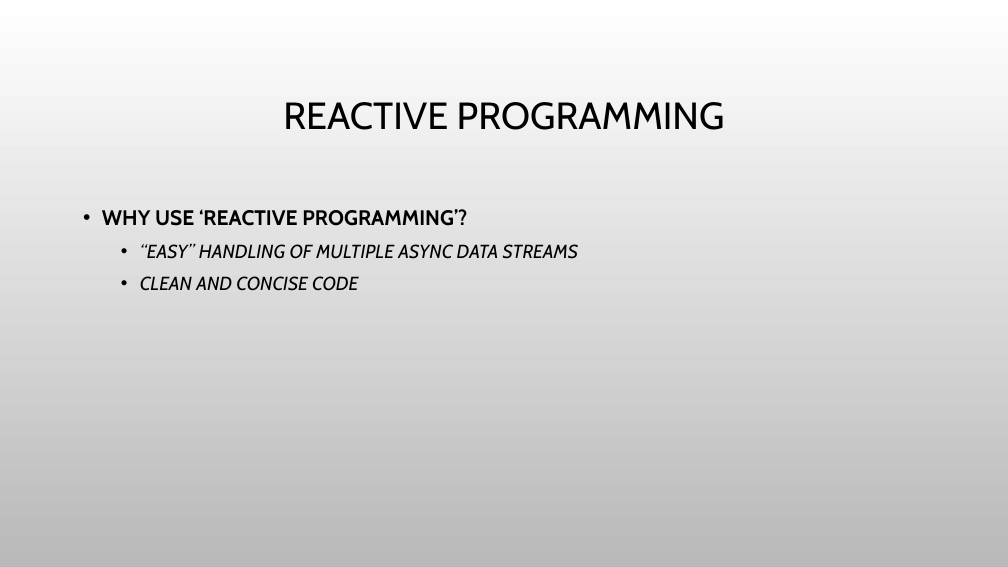
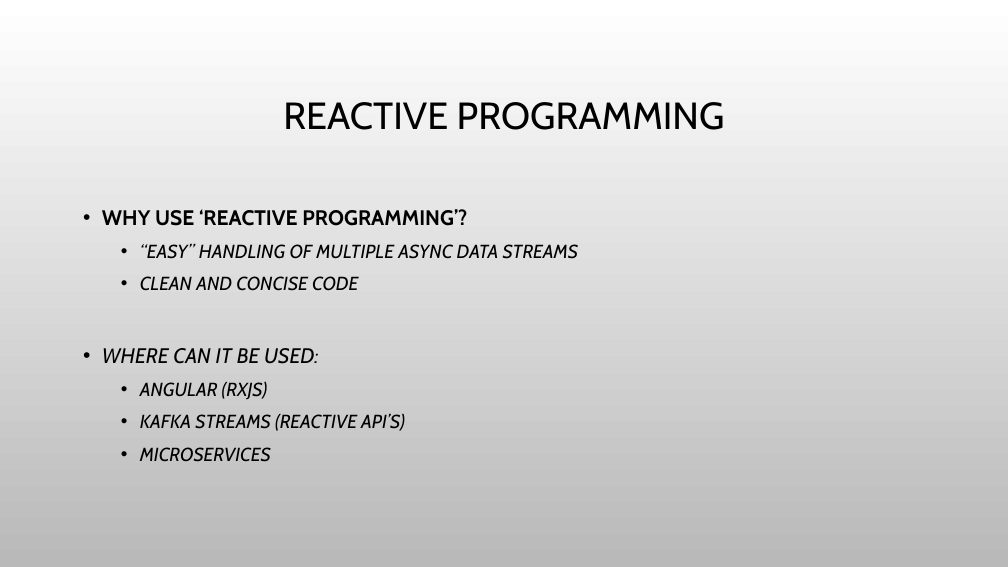
Before and after one commit to bertleemput/reactive-demo, a slide deck: slide 5 of Reactive Programming.pptx. Drawn at 1008x567 pixels with LibreOffice and Linux fonts; fonts in the diff are those of the drawing; background and template pictures are left out. Boxes give left, top, right and bottom in pixels: in the first picture for what was removed or moved away, otherwise in the second. Text is boxed around its words. In the diff, an @@ line names an element or a change of style, - is before the commit and + after.

```diff
--- a/Reactive Programming.pptx
+++ b/Reactive Programming.pptx
@@ text at (x1=102, y1=348, x2=405, y2=462): paragraphs added @@
+• WHERE CAN IT BE USED:
+  • ANGULAR (RXJS)
+  • KAFKA STREAMS (REACTIVE API’S)
+  • MICROSERVICES
```
Also in this commit, not shown: 4 other slides changed, 1 slide added, 4 slides removed, 3 other files.
